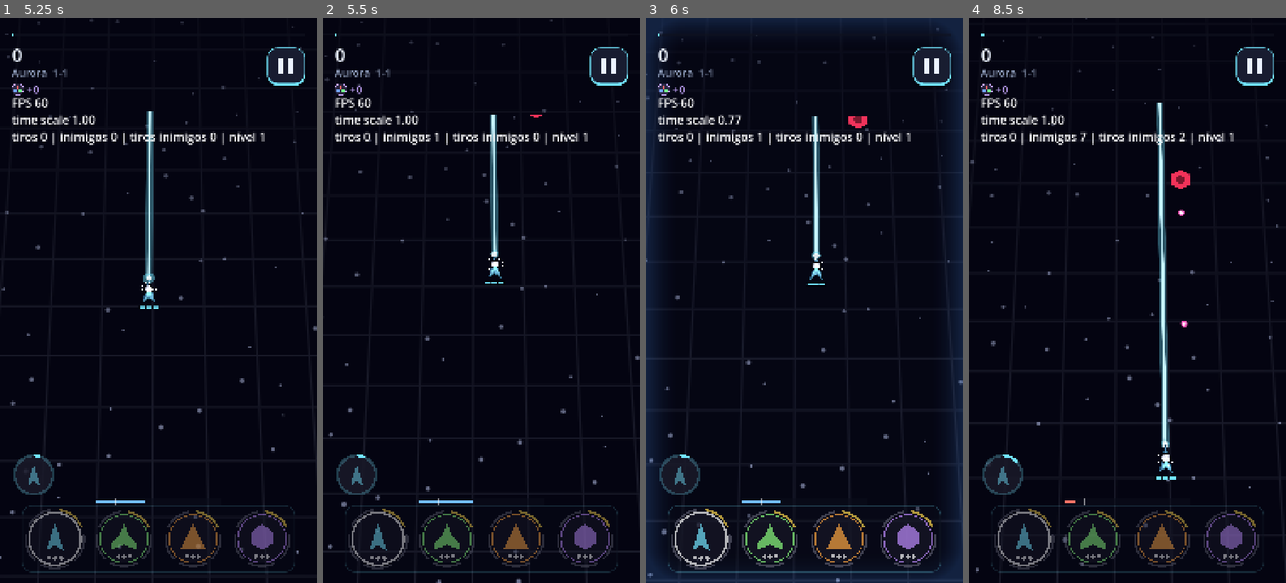
Above: before the commit, frames 1-4 (left to right).
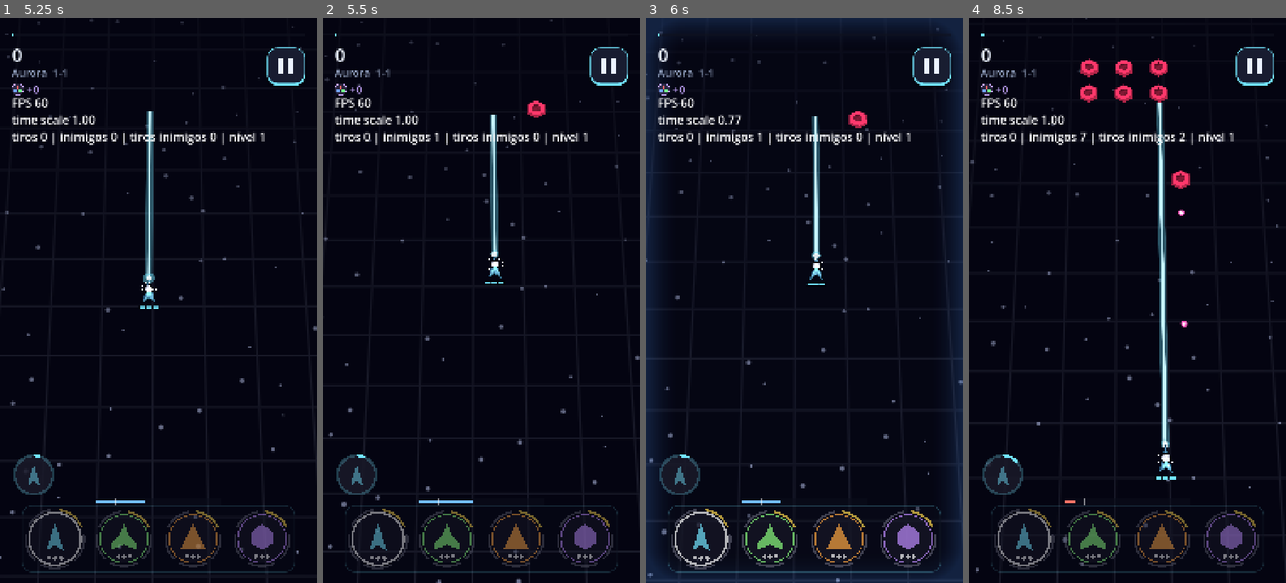
Above: after the commit, the same moments.

Repository: GDPonsoni/Nucleon-Squad-3D
Game: Godot game, scene res://scenes/game.tscn
The game is run twice, just before and just after one commit, with the same random seed, the same clock (stepped at 60 frames per second) and the same inputs. This scene is started directly instead of the project's main scene.
Inputs (mouse positions are in pixels of both pictures, inside the frame that each line leads up to):
- Up to frame 1 (5.25 s): move the mouse to (228, 272) at 0.52 s; hold Right (ui_right) 0.53-1.25 s; click (228, 272) at 0.67 s; click "Don't show again" at 1.25 s; drag from (95, 328) to (142, 413) at 2.02 s; move the mouse to (190, 176) at 2.77 s; hold Right (ui_right) 2.78-3.5 s; drag from (142, 413) to (63, 215) at 3.52 s; move the mouse to (253, 385) at 4.27 s; hold Left (ui_left) 4.28-5 s; drag from (63, 215) to (110, 159) at 5.02 s
- Up to frame 2 (5.5 s): no input
- Up to frame 3 (6 s): move the mouse to (820, 300) at 5.77 s; hold Left (ui_left) from 5.78 s (still down); click (820, 300) at 5.92 s
- Up to frame 4 (8.5 s): release Left (ui_left) at 6.5 s; drag from (1079, 159) to (1064, 328) at 6.52 s; move the mouse to (1197, 272) at 7.27 s; hold Right (ui_right) 7.28-8 s; drag from (1064, 328) to (1111, 413) at 8.02 s

Frame 1 is identical in both runs. In frame 2, 0.1% of the frame differs, in the area x 64-71%, y 14-18%; in frame 3, less than 0.1%; in frame 4, 0.9%, in the area x 35-70%, y 7-31%.

Commit message:
feat(render3d): inimigos, rochas e elites em 3D
T5 do docs/PLANO_3D.md. Cada inimigo do pool ganha um modelo reaproveitado:
prisma de N lados com cristal escuro (EnemyData.sides), na cor dos dados,
com o clarão de acerto (branco, dourado na fraqueza, cinza na resistência)
e escalado pelo raio de colisão, então os elites já saem maiores. Rochas
usam formatos irregulares pré-gerados, escolhidos pelo contorno sorteado.

O desenho 2D do corpo fica desligado na visão 3D; aura de elite, barra de
vida, blindagem, escudo frontal, regeneração e avisos seguem no plano.

Co-Authored-By: Claude Fable 5.2 <noreply@anthropic.com>

Diff:
--- a/scripts/core/params.gd
+++ b/scripts/core/params.gd
@@ -651,3 +651,4 @@
 var break_tumble_3d: float = 0.8  # quanto os pedaços da nave quebrada tombam em 3D (x giro do 2D)
 var nucleus_crack_heat_3d: float = 0.22  # quanto o núcleo avermelha por corpo perdido
 var companion_roll_gain_3d: float = 1.6  # a rolagem 2D da auxiliar, ampliada no modelo 3D
+var elite_glow_3d: float = 0.25  # brilho próprio dos elites (além da aura no plano)
--- a/scripts/enemies/enemy.gd
+++ b/scripts/enemies/enemy.gd
@@ -458,23 +458,38 @@
 
 func _draw() -> void:
 	var color: Color = _flash_color if _flash_left > 0.0 else data.color
+	# Na visão 3D o corpo é um modelo (EntityViews); aura, blindagem, escudo e avisos seguem no plano
+	var flat: bool = not Renderer3D.active
 	if data.look == EnemyData.Look.ROCK:
-		_draw_rock(color)
-		return
-	var outer := PackedVector2Array()
-	var inner := PackedVector2Array()
-	for i in data.sides:
-		# Vértice para baixo, apontando para o jogador
-		var dir := Vector2.from_angle(PI * 0.5 + TAU * i / data.sides)
-		outer.append(dir * radius)
-		inner.append(dir * radius * 0.45)
+		if flat:
+			_draw_rock(color)
+		return
 	if elite:
 		_draw_elite_aura()
-	draw_colored_polygon(outer, color)
-	draw_colored_polygon(inner, color.darkened(0.5))
+	if flat:
+		var outer := PackedVector2Array()
+		var inner := PackedVector2Array()
+		for i in data.sides:
+			# Vértice para baixo, apontando para o jogador
+			var dir := Vector2.from_angle(PI * 0.5 + TAU * i / data.sides)
+			outer.append(dir * radius)
+			inner.append(dir * radius * 0.45)
+		draw_colored_polygon(outer, color)
+		draw_colored_polygon(inner, color.darkened(0.5))
 	_draw_armor()
 	_draw_defense()
 	_draw_telegraph()
+
+
+## Clarão de acerto para o desenho: a cor (branco, dourado = fraqueza, cinza = resistência)
+## com alfa 1 enquanto dura e 0 fora dele.
+func flash_color() -> Color:
+	return Color(_flash_color, 1.0 if _flash_left > 0.0 else 0.0)
+
+
+## Qual formato de rocha usar na visão 3D: sai do contorno sorteado, então cada rocha mantém o seu.
+func rock_variant() -> int:
+	return int(absf(_rock_shape[0].x) * 977.0) if not _rock_shape.is_empty() else 0
 
 
 ## Elite: aura girando e barra de vida embaixo.
--- a/scripts/render3d/entity_views.gd
+++ b/scripts/render3d/entity_views.gd
@@ -19,6 +19,8 @@
 # Corpos que saem de cena (BodyFx): item do pool -> vistas
 var _fx_hulls: Dictionary = {}
 var _fx_pieces: Dictionary = {}
+# Inimigos do pool: item -> vista
+var _enemy_views: Dictionary = {}
 
 
 func setup(game: Node2D, rig: CameraRig) -> void:
@@ -37,6 +39,7 @@
 	_sync_player()
 	_sync_companion()
 	_sync_body_fx()
+	_sync_enemies()
 
 
 ## Cria um modelo escondido com o material comum.
@@ -159,3 +162,27 @@
 			piece.transform = Transform3D(basis.scaled(Vector3.ONE * _scale * fx.piece_scale()), _at(fx.position + fx.piece_position(i)))
 			# Borda quente que esfria (no 2D: contorno claro que some)
 			_paint(piece, fx.tint().lightened(0.2 * (1.0 - t)), Color(1.0, 0.9, 0.7, 0.35 * (1.0 - t)), 0.0, fx.fade_alpha())
+
+
+# --- Inimigos comuns, rochas e elites (pool) ---
+
+func _sync_enemies() -> void:
+	var pool: NodePool = _game.get("enemies")
+	if pool == null:
+		return
+	for child in pool.get_children():
+		var enemy := child as Enemy
+		if enemy == null:
+			continue
+		var view: MeshInstance3D = _enemy_views.get(enemy)
+		if view == null:
+			view = _make("Enemy")
+			_enemy_views[enemy] = view
+		view.visible = enemy.visible and enemy.data != null
+		if not view.visible:
+			continue
+		var data: EnemyData = enemy.data
+		view.mesh = ModelLibrary.rock(enemy.rock_variant()) if data.look == EnemyData.Look.ROCK else ModelLibrary.enemy(data.sides)
+		# O raio de colisão dá o tamanho (elites já vêm com o raio maior)
+		view.transform = Transform3D(_yaw(enemy.rotation).scaled(Vector3.ONE * enemy.radius * _scale), _at(enemy.position))
+		_paint(view, enemy.tint(), enemy.flash_color(), Params.elite_glow_3d if enemy.elite else 0.0)
